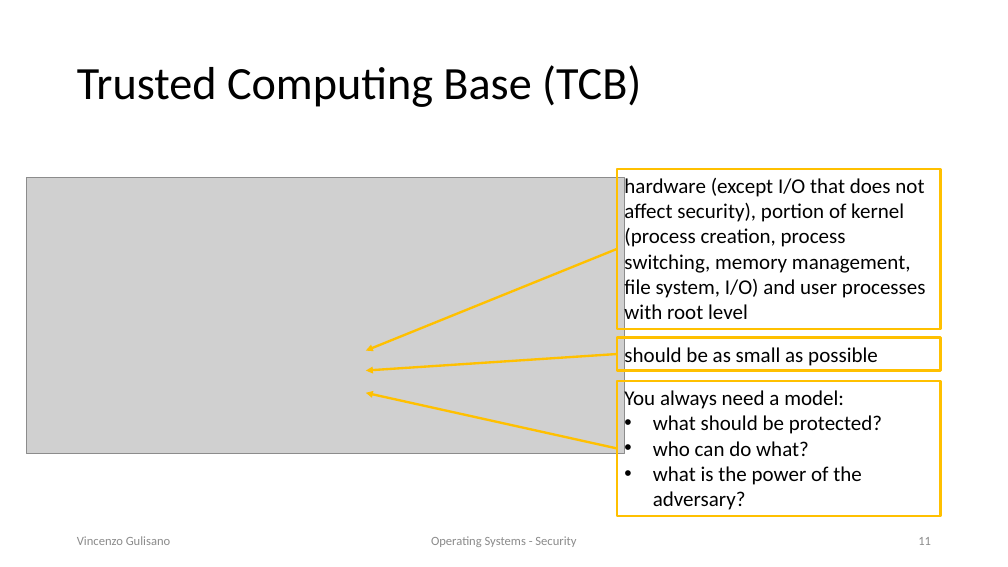
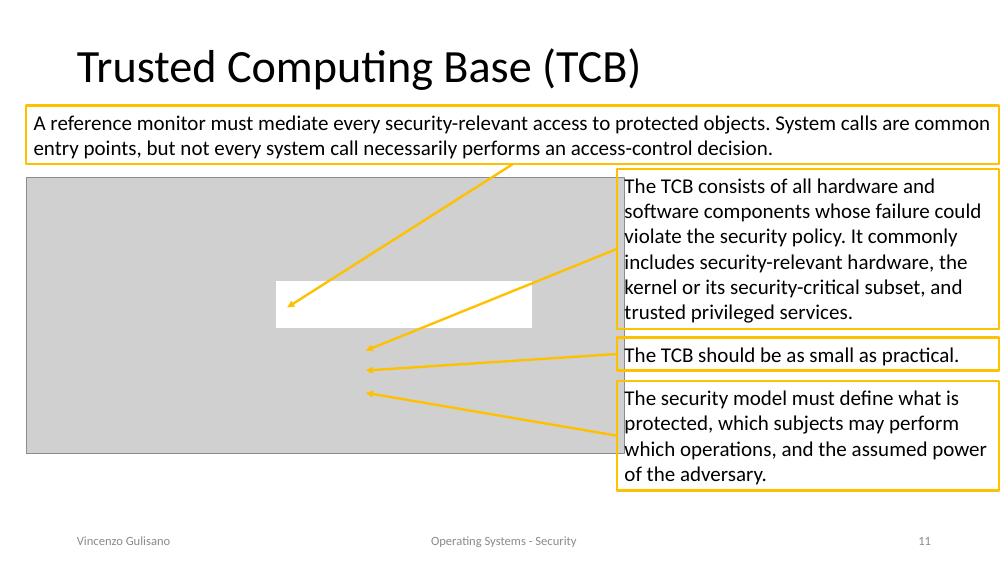
Before and after one commit to vincenzo-gulisano/os_material, a slide deck: slide 11 of security/security.pptx. Drawn at 1008x567 pixels with LibreOffice and Linux fonts; fonts in the diff are those of the drawing; grey boxes stand for pictures. Boxes give left, top, right and bottom in pixels: in the first picture for what was removed or moved away, otherwise in the second. Text is boxed around its words. In the diff, an @@ line names an element or a change of style, - is before the commit and + after.

Commit message:
updating security slides

```diff
--- a/security/security.pptx
+++ b/security/security.pptx
@@ title "Trusted Computing Base (TCB)": place and size @@
-title "Trusted Computing Base (TCB)" at box(77, 65, 641, 107)
+title "Trusted Computing Base (TCB)" at box(77, 48, 641, 90)
@@ rectangle added at box(26, 106, 1000, 164), outline #FFC000 2.25 pt, 20 pt, text #000000 @@
+A reference monitor must mediate every security-relevant access to protected objects. System calls are common entry points, but not every system call necessarily performs an access-control decision.
@@ arrow added from (513, 164) to (287, 308), #FFC000 2.25 pt @@
@@ rectangle "The TCB consists of all ...": place and size @@
-rectangle "The TCB consists of all ..." at box(617, 169, 941, 329)
+rectangle "The TCB consists of all ..." at box(617, 169, 1000, 329)
@@ text in rectangle at box(624, 177, 982, 326): text changed @@
-hardware (except I/O that does not affect security), portion of kernel (process creation, process switching, memory management, file system, I/O) and user processes with root level
+The TCB consists of all hardware and software components whose failure could violate the security policy. It commonly includes security-relevant hardware, the kernel or its security-critical subset, and trusted privileged services.
@@ rectangle added at box(277, 282, 532, 327), fill #FFFFFF, outline #FFFFFF 1 pt @@
@@ rectangle "The TCB should be as ...": place and size @@
-rectangle "The TCB should be as ..." at box(617, 337, 941, 371)
+rectangle "The TCB should be as ..." at box(617, 337, 1000, 371)
@@ text in rectangle at box(624, 344, 960, 368): text changed @@
-should be as small as possible
+The TCB should be as small as practical.
@@ rectangle "The security model must define ...": place and size @@
-rectangle "The security model must define ..." at box(617, 381, 941, 516)
+rectangle "The security model must define ..." at box(617, 381, 1000, 491)
@@ text in rectangle at box(624, 388, 987, 485): text changed @@
-You always need a model:
-• what should be protected?
-• who can do what?
-• what is the power of the adversary?
+The security model must define what is protected, which subjects may perform which operations, and the assumed power of the adversary.
@@ arrow moved from (366, 393) - (617, 448) to (366, 393) - (617, 436) @@
```
Also in this commit, not shown: 11 other slides changed, 1 other file.
